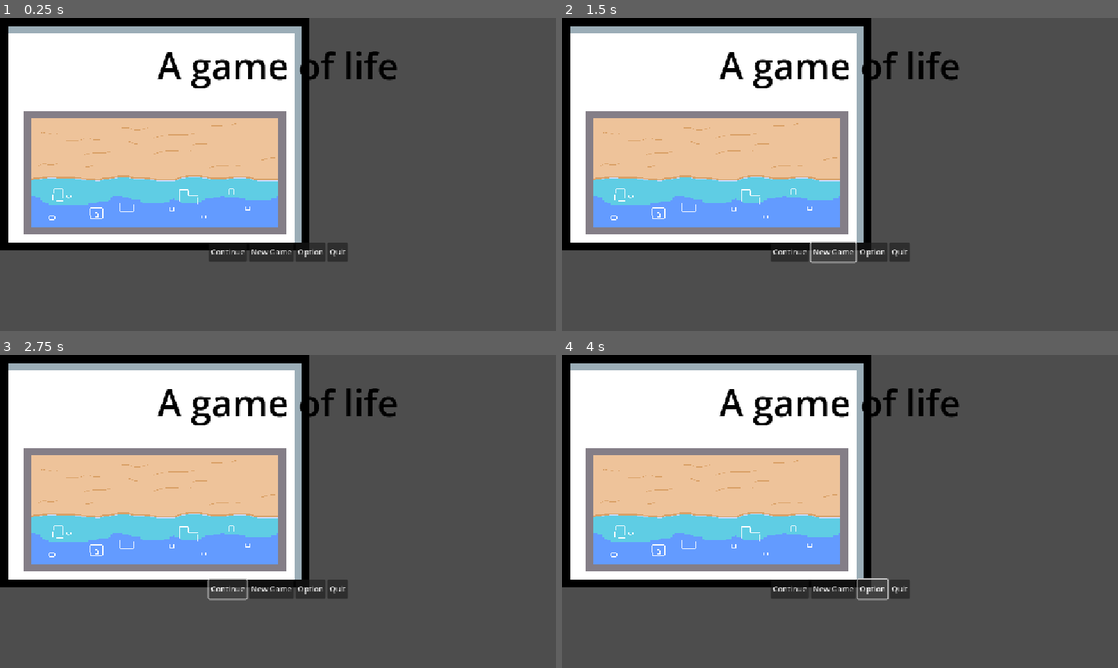
Above: before the commit, frames 1-4 (two rows, left to right).
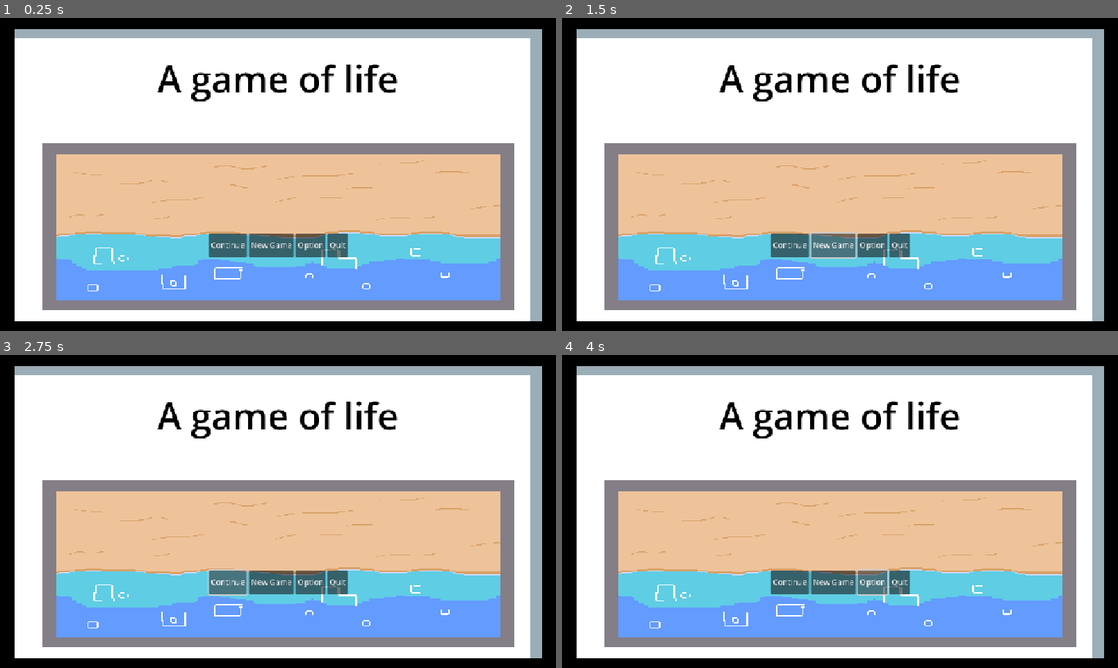
Above: after the commit, the same moments.

Repository: PoloLoveTaco/Pixel-Game-Jam---2025
Game: Godot game, scene res://Scenes/main_menu.tscn
The game is run twice, just before and just after one commit, with the same random seed, the same clock (stepped at 60 frames per second) and the same inputs. This scene is started directly instead of the project's main scene.
Inputs:
- Up to frame 1 (0.25 s): no input
- Up to frame 2 (1.5 s): click "New Game" at 0.5 s; click "New Game" at 1.25 s
- Up to frame 3 (2.75 s): click "Continue" at 2 s
- Up to frame 4 (4 s): click "Continue" at 2.75 s; click "Option" at 3.5 s

The runs differ from the first frame. In frame 1, 82% of the frame differs, in the area x 0-100%, y 0-100%; in frame 2, 82%; in frame 3, 82%; in frame 4, 82%.

Commit message:
[ADD] bettre main menu

Diff:
--- a/Scenes/main_menu.tscn
+++ b/Scenes/main_menu.tscn
@@ -11,8 +11,11 @@
 script = ExtResource("1_48xlc")
 
 [node name="TextureRect" type="TextureRect" parent="."]
-offset_right = 640.0
-offset_bottom = 480.0
+anchors_preset = 15
+anchor_right = 1.0
+anchor_bottom = 1.0
+grow_horizontal = 2
+grow_vertical = 2
 texture = ExtResource("1_28flt")
 
 [node name="Label" type="Label" parent="."]
@@ -20,9 +23,9 @@
 anchor_left = 0.5
 anchor_right = 0.5
 offset_left = -283.0
-offset_top = 39.34
+offset_top = 65.545
 offset_right = 283.0
-offset_bottom = 157.34
+offset_bottom = 183.545
 grow_horizontal = 2
 text = "A game of life"
 label_settings = SubResource("LabelSettings_28flt")
@@ -35,12 +38,13 @@
 anchor_top = 0.5
 anchor_right = 0.5
 anchor_bottom = 0.5
-offset_left = -144.0
-offset_top = 140.0
-offset_right = 144.0
-offset_bottom = 180.0
+offset_left = -250.0
+offset_top = 121.0
+offset_right = 250.0
+offset_bottom = 171.0
 grow_horizontal = 2
 grow_vertical = 2
+alignment = 1
 
 [node name="ContinueButton" type="Button" parent="AllButtons"]
 layout_mode = 2
